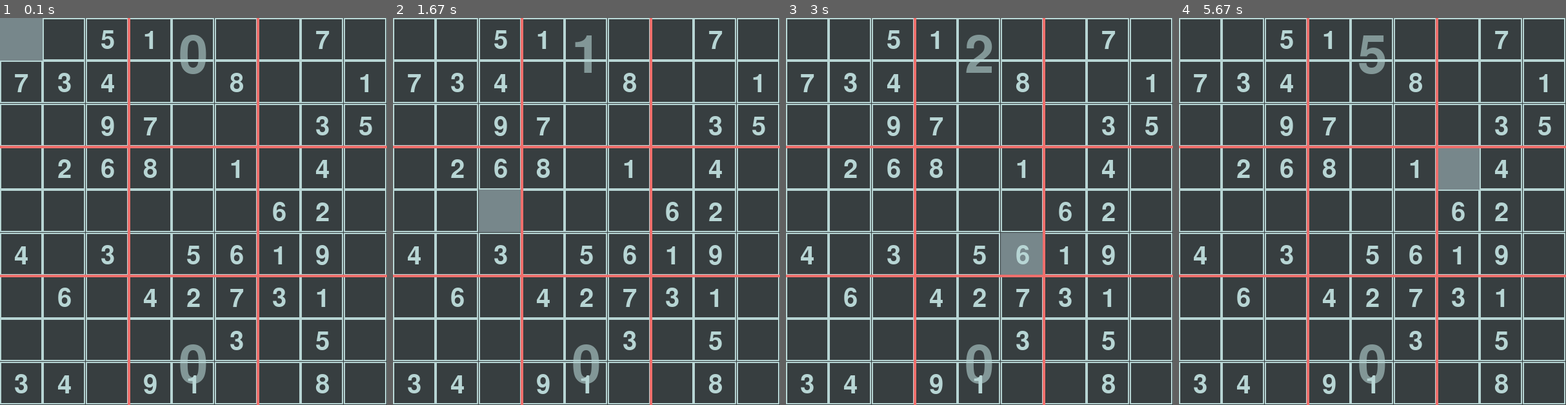
Above: before the commit, frames 1-4 (left to right).
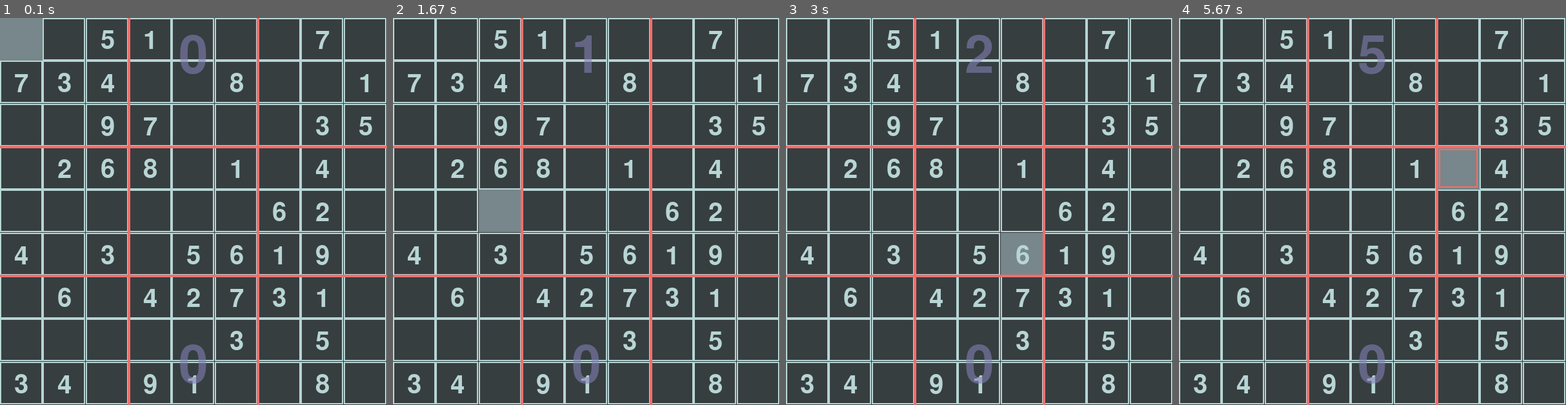
Above: after the commit, the same moments.

Repository: leifer98/soduko-python
Game: pygame game, started from soduko.py
Same seed, same stepped clock (60 frames per second), same inputs: the game is played once before the commit and once after it.
Inputs (mouse positions are in pixels of both pictures, inside the frame that each line leads up to):
- Up to frame 1 (0.1 s): no input
- Up to frame 2 (1.67 s): hold Right 0.33-0.8 s; move the mouse to (571, 226) at 0.37 s; hold Up 0.83-1.13 s; move the mouse to (710, 199) at 0.87 s; hold Right 1.17-1.63 s; move the mouse to (493, 215) at 1.2 s
- Up to frame 3 (3 s): hold Left 1.67-2.2 s; move the mouse to (859, 153) at 1.7 s; hold Down 2.23-2.53 s; move the mouse to (1037, 76) at 2.27 s; hold Left 2.57-2.97 s; move the mouse to (1025, 246) at 2.6 s
- Up to frame 4 (5.67 s): hold Up 3-3.37 s; move the mouse to (1380, 79) at 3.03 s; hold Right 3.4-4.03 s; move the mouse to (1233, 199) at 3.43 s; hold Down 4.07-4.43 s; move the mouse to (1376, 250) at 4.1 s; hold Left 4.47-4.93 s; move the mouse to (1360, 145) at 4.5 s; hold Right 4.97-5.43 s; move the mouse to (1473, 273) at 5 s; click (1449, 180) at 5.52 s

The runs differ from the first frame. In frame 1, 0.8% of the frame differs, in the area x 46-54%, y 4-95%; in frame 2, 0.6%; in frame 3, 0.8%; in frame 4, 0.9%, in the area x 46-78%, y 4-95%.

Commit message:
added new colors and did some finishing(no animation yet

Diff:
--- a/soduko.py
+++ b/soduko.py
@@ -1,7 +1,7 @@
 import pygame, time, copy, math
 
 pygame.init()
-width, height, fps = 450, 450, 10 # change fps to make solution loops speed
+width, height, fps = 450, 450, 30 # change fps to make solution loops speed
 width, height = 600, 600
 surface = pygame.display.set_mode((width,height))
 pygame.display.set_caption('Soduko')
@@ -220,9 +220,17 @@
     return value
 
 def scorer():
+    global delay, start_ticks
+    seconds = int((pygame.time.get_ticks() - start_ticks) / 1000)
     largeText = pygame.font.SysFont('britannic', int(height / 5))
-    textSurf, textRect = text_objects(str(score), largeText, white)
+    textSurf, textRect = text_objects(str(score), largeText, blue)
     textSurf.set_alpha(150)
+    if delay > 0:
+        largeText = pygame.font.SysFont('britannic', int(height / 4))
+        if winloss:
+            textSurf, textRect = text_objects(str(score), largeText, green)
+        else:
+            textSurf, textRect = text_objects(str(score), largeText, red)
     textRect.center = (width/2, width - width/10)
     surface.blit(textSurf, textRect)
 
@@ -232,7 +240,7 @@
     if delay > 0:
         temp = seconds
         seconds = delay
-        if not temp < 3:
+        if not temp < 1:
             delay = 0
             start_ticks = pygame.time.get_ticks()
 
@@ -245,7 +253,7 @@
             string = str(minutes) + ':0' + str(seconds)
 
     largeText = pygame.font.SysFont('britannic', int(height / 5))
-    textSurf, textRect = text_objects(string, largeText, white)
+    textSurf, textRect = text_objects(string, largeText, blue)
     textSurf.set_alpha(150)
     if delay > 0:
         largeText = pygame.font.SysFont('britannic', int(height / 4))
